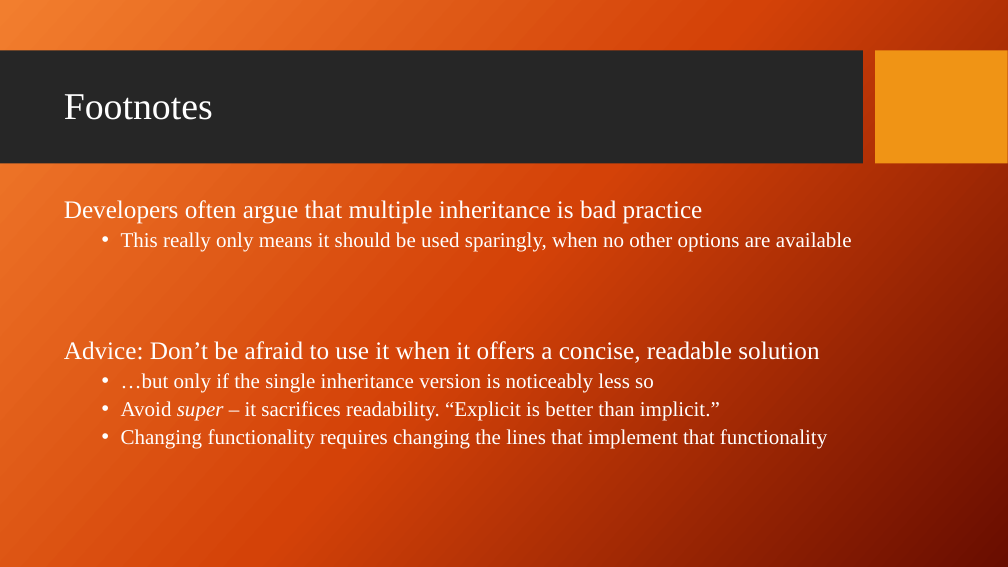
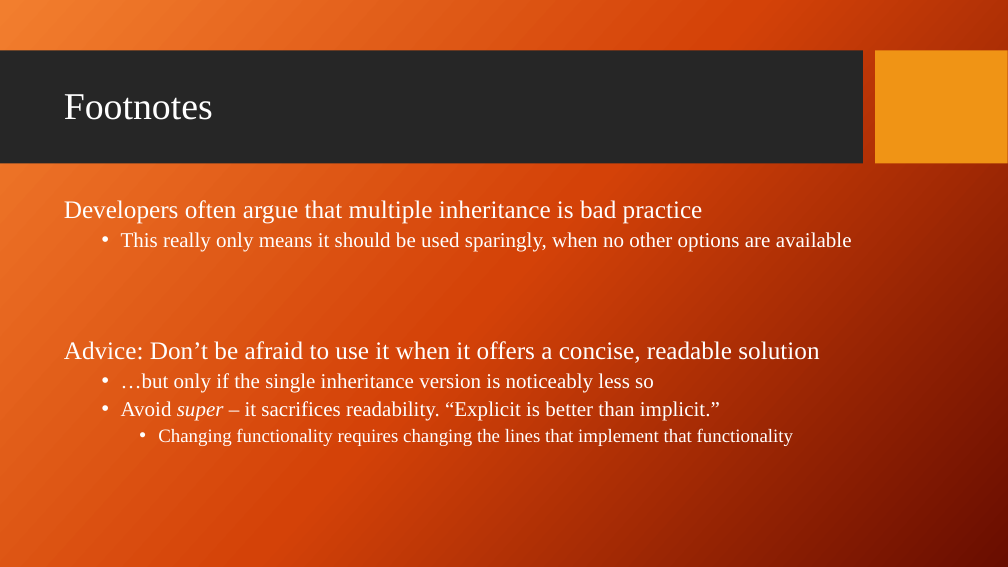
Before and after one commit to giganano/PythonBootcamp, a slide deck: slide 13 of slides/multiple_inheritance.pptx. Drawn at 1008x567 pixels with LibreOffice and Linux fonts; fonts in the diff are those of the drawing; background and template pictures are left out. Boxes give left, top, right and bottom in pixels: in the first picture for what was removed or moved away, otherwise in the second. Text is boxed around its words. In the diff, an @@ line names an element or a change of style, - is before the commit and + after.

```diff
--- a/slides/multiple_inheritance.pptx
+++ b/slides/multiple_inheritance.pptx
@@ text at [158,428,793,446]: size 20 to 18 pt in "Changing functionality requires changing the lines that ..."; list level 2 to 3 in "Changing functionality requires changing the ..." @@
```
Also in this commit, not shown: 1 other file.
